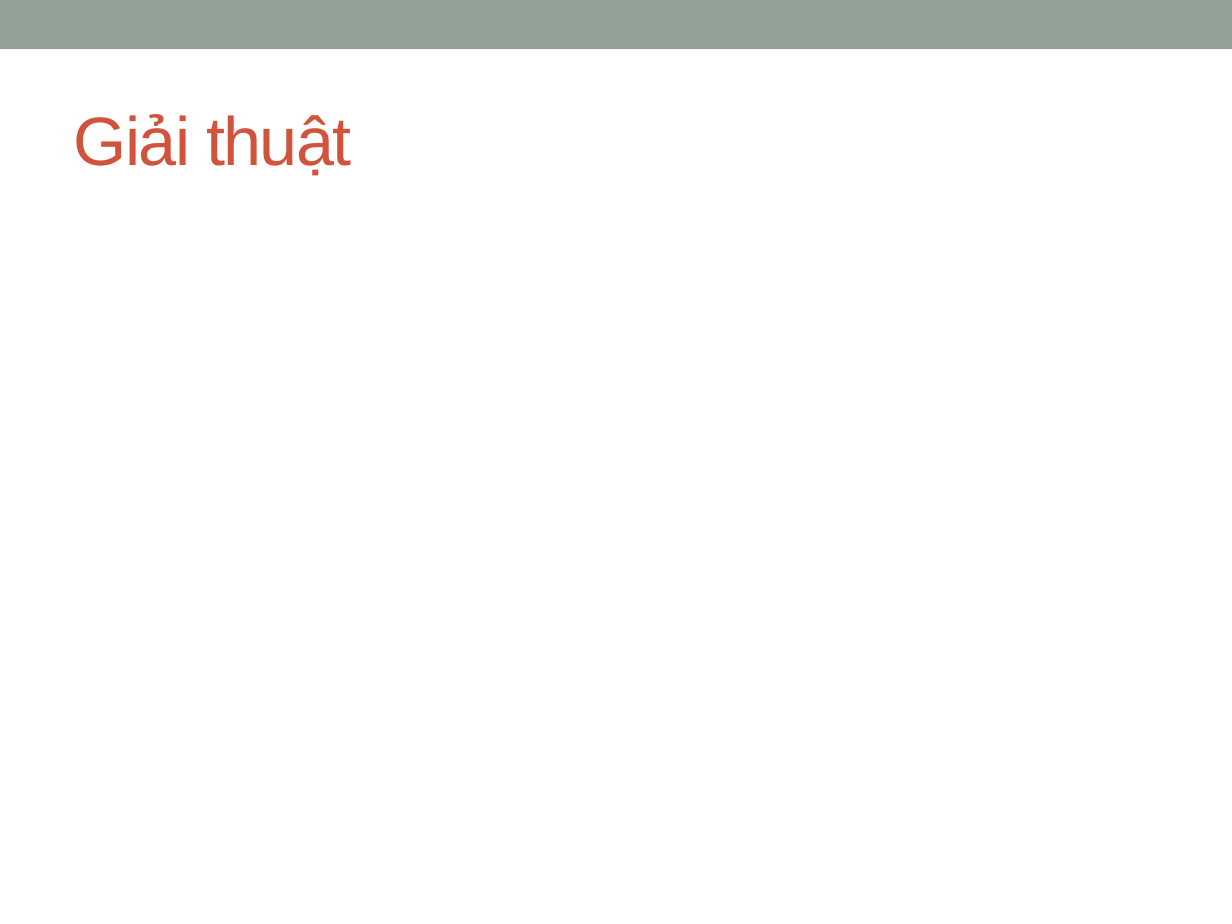
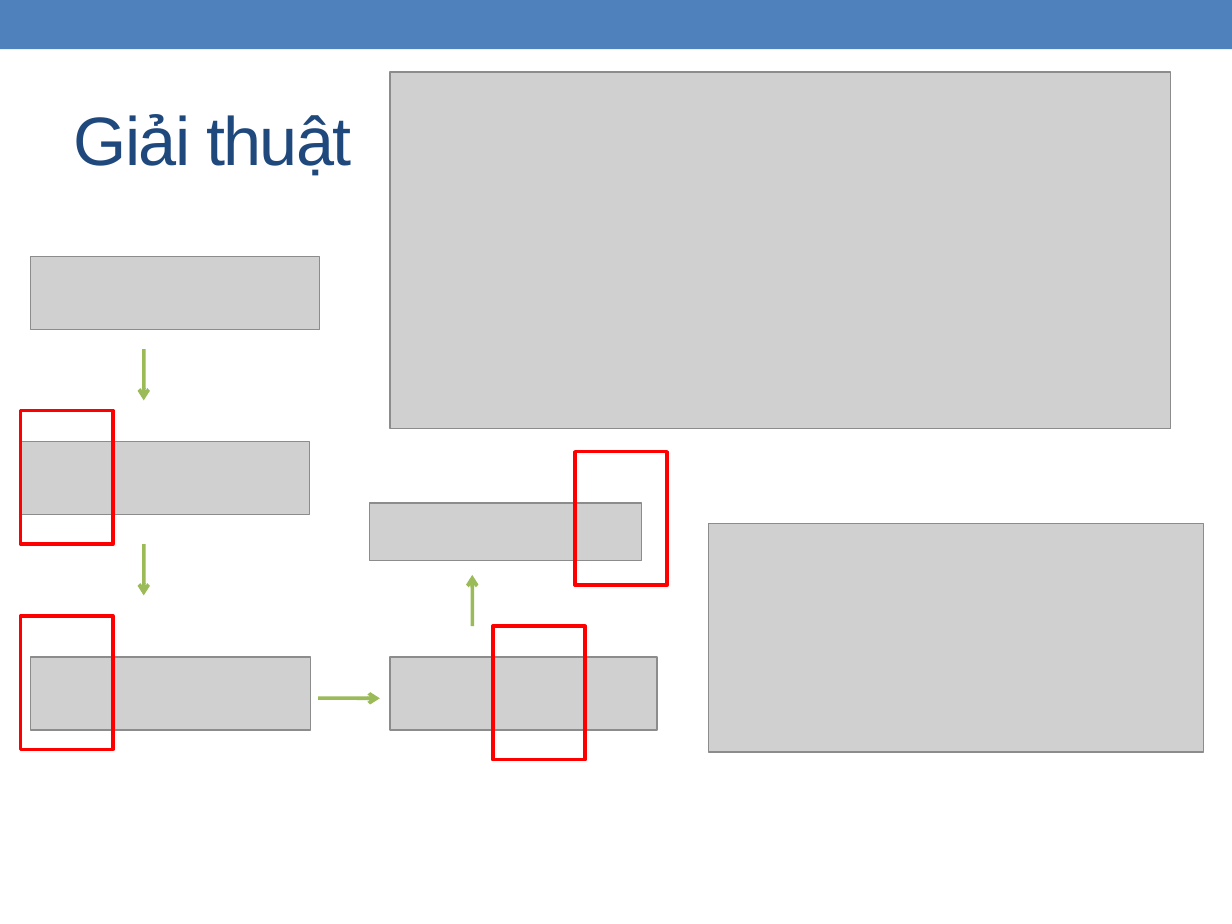
Before and after one commit to zedster27/secviz, a slide deck: slide 9 of branches/C.Thang/Baocao15.1.pptx (slide 8 before the commit). Drawn at 1232x924 pixels with LibreOffice and Linux fonts; fonts in the diff are those of the drawing; grey boxes stand for pictures. Boxes give left, top, right and bottom in pixels: in the first picture for what was removed or moved away, otherwise in the second. Text is boxed around its words. In the diff, an @@ line names an element or a change of style, - is before the commit and + after.

```diff
--- a/branches/C.Thang/Baocao15.1.pptx
+++ b/branches/C.Thang/Baocao15.1.pptx
@@ rectangle at (x1=0, y1=0, x2=1232, y2=49): fill #93A299 to #4F81BD @@
@@ title "Giải thuật" at (x1=74, y1=114, x2=351, y2=176): text colour #D2533C to #1F497D @@
@@ picture added at (x1=391, y1=71, x2=1170, y2=429) @@
@@ picture added at (x1=31, y1=256, x2=319, y2=329) @@
@@ arrow added from (144, 349) to (144, 400), #9BBB59 2.08 pt @@
@@ rectangle added at (x1=21, y1=410, x2=113, y2=543), outline #FF0000 2.08 pt @@
@@ picture added at (x1=21, y1=441, x2=309, y2=514) @@
@@ rectangle added at (x1=575, y1=452, x2=668, y2=585), outline #FF0000 2.08 pt @@
@@ picture added at (x1=370, y1=503, x2=642, y2=561) @@
@@ picture added at (x1=708, y1=524, x2=1204, y2=752) @@
@@ arrow added from (144, 545) to (144, 595), #9BBB59 2.08 pt @@
@@ arrow added from (473, 626) to (472, 575), #9BBB59 2.08 pt @@
@@ rectangle added at (x1=21, y1=616, x2=113, y2=749), outline #FF0000 2.08 pt @@
@@ rectangle added at (x1=493, y1=626, x2=585, y2=759), outline #FF0000 2.08 pt @@
@@ picture added at (x1=31, y1=657, x2=310, y2=729) @@
@@ picture added at (x1=391, y1=657, x2=658, y2=729) @@
@@ arrow added from (318, 699) to (379, 699), #9BBB59 2.08 pt @@
```
Also in this commit, not shown: 23 other slides changed, 8 slides added, 5 slides removed.
